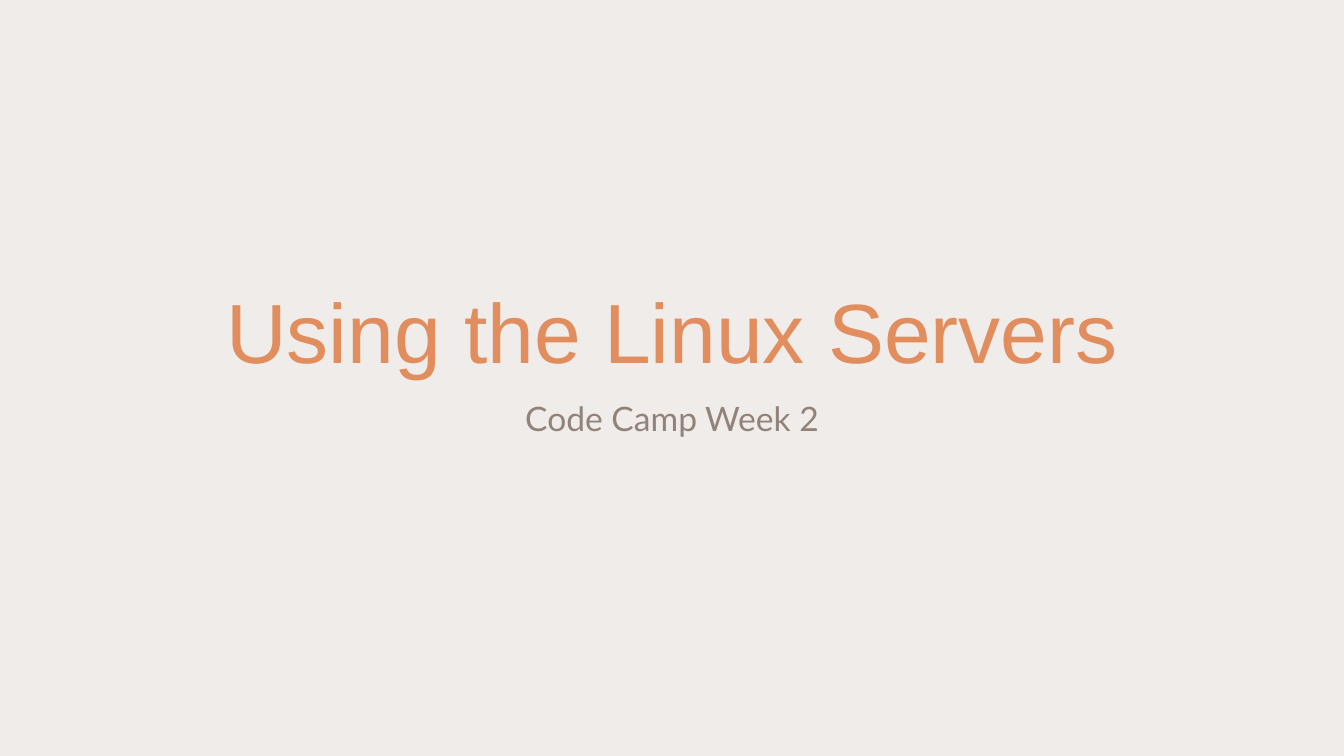
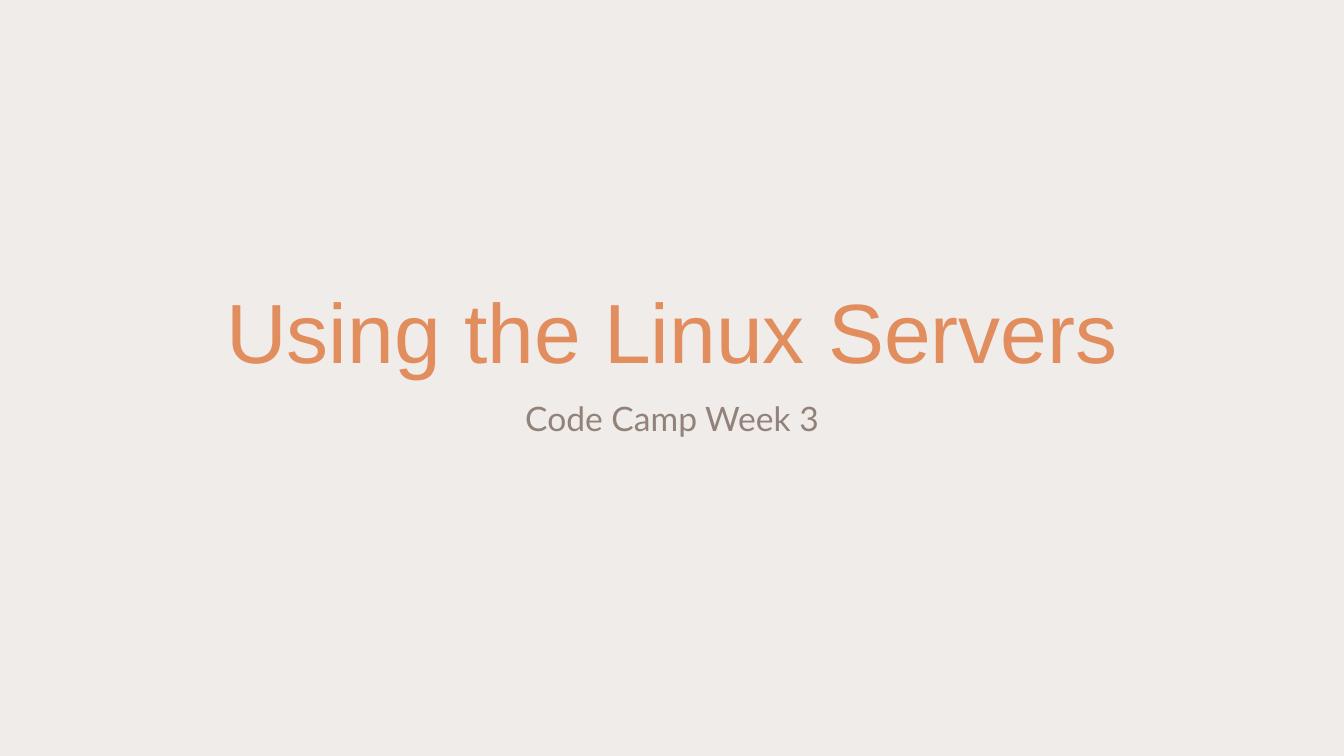
Before and after one commit to kyleromero98/Code-Camp, a slide deck: slide 1 of Week-3/Using the Linux Servers.pptx. Drawn at 1344x756 pixels with LibreOffice and Linux fonts; fonts in the diff are those of the drawing. Boxes give left, top, right and bottom in pixels: in the first picture for what was removed or moved away, otherwise in the second. Text is boxed around its words. In the diff, an @@ line names an element or a change of style, - is before the commit and + after.

Commit message:
Revised Week 3 PPT

```diff
--- a/Week-3/Using the Linux Servers.pptx
+++ b/Week-3/Using the Linux Servers.pptx
@@ subtitle at bbox=[525, 406, 818, 437]: text changed @@
-Code Camp Week 2
+Code Camp Week 3
```
